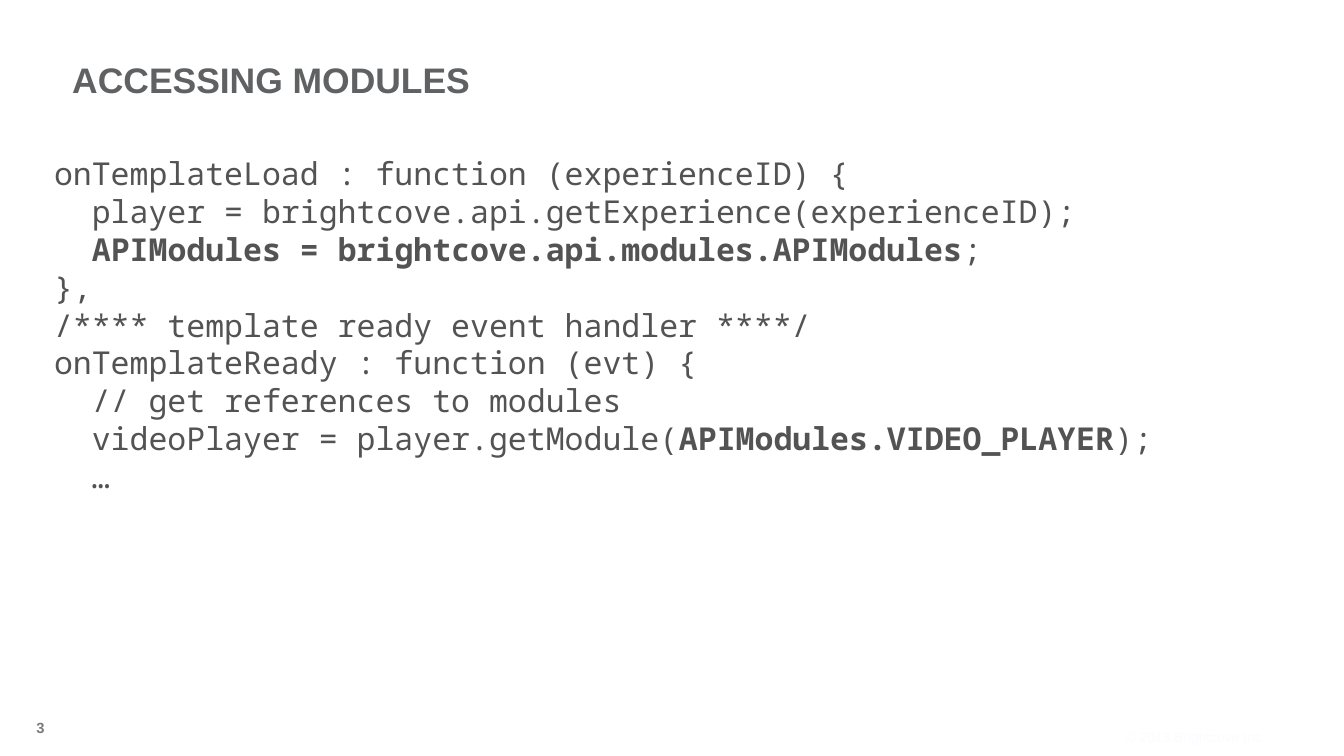
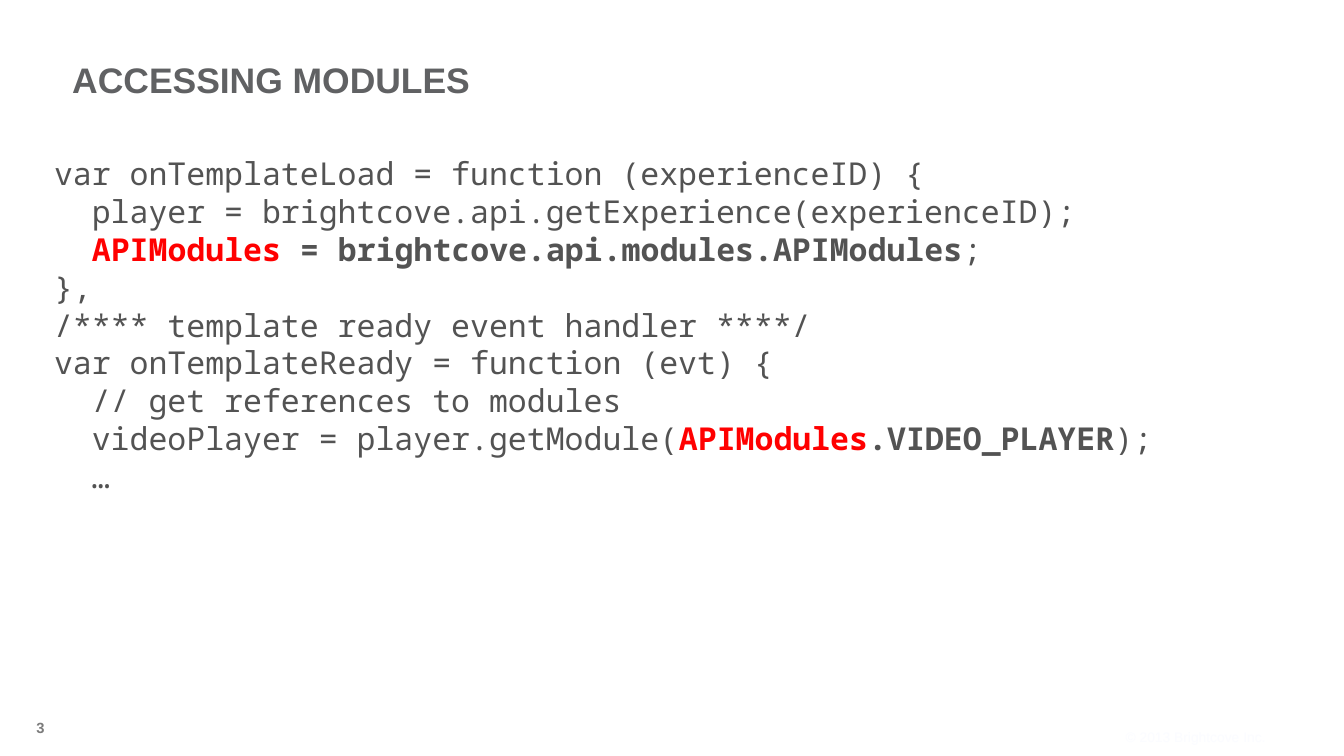
Before and after one commit to BrightcoveLearning/VideoCloudSmartPlayerAPI, a slide deck: slide 3 of VideoSessionsMaterials/v11-player-module.pptx. Drawn at 1344x756 pixels with LibreOffice and Linux fonts; fonts in the diff are those of the drawing; background and template pictures are left out. Boxes give left, top, right and bottom in pixels: in the first picture for what was removed or moved away, otherwise in the second. Text is boxed around its words. In the diff, an @@ line names an element or a change of style, - is before the commit and + after.

Commit message:
courseware and video updates

```diff
--- a/VideoSessionsMaterials/v11-player-module.pptx
+++ b/VideoSessionsMaterials/v11-player-module.pptx
@@ text at (54, 161, 886, 193): text changed @@
-onTemplateLoad : function (experienceID) {
+var onTemplateLoad = function (experienceID) {
@@ text at (92, 236, 1153, 458): text colour #535353 to #FF0000 in "APIModules", "player.getModule(APIModules.VIDEO_PLAYER);" @@
@@ text at (54, 350, 735, 382): text changed @@
-onTemplateReady : function (evt) {
+var onTemplateReady = function (evt) {
```
Also in this commit, not shown: 4 other slides changed, 3 slides added, 12 other files.
